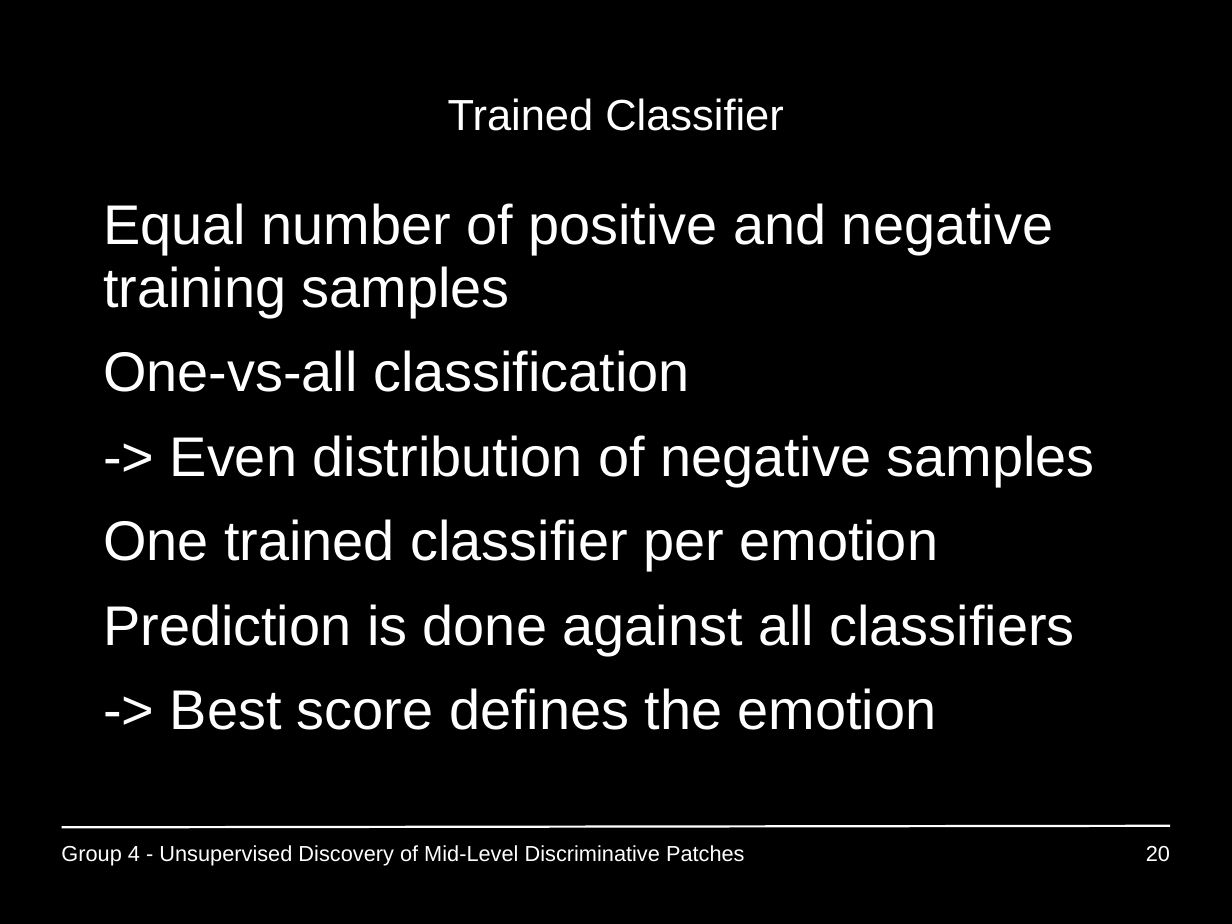
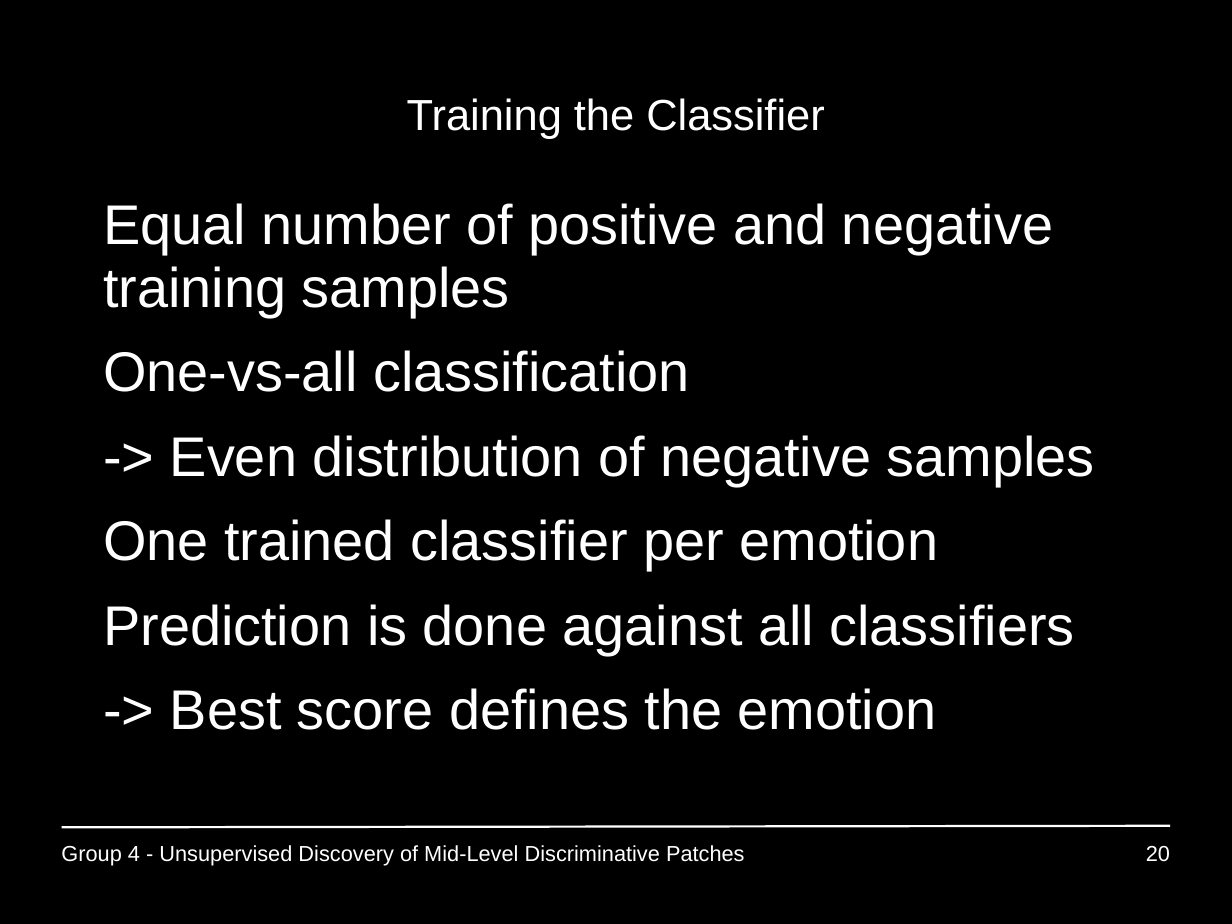
Before and after one commit to GiannisPapadopoulos/DiscriminativePatches, a slide deck: slide 20 of presentations/period3/MAI_Project1_Group4.ppt. Drawn at 1232x924 pixels with LibreOffice and Linux fonts; fonts in the diff are those of the drawing. Boxes give left, top, right and bottom in pixels: in the first picture for what was removed or moved away, otherwise in the second. Text is boxed around its words. In the diff, an @@ line names an element or a change of style, - is before the commit and + after.

Commit message:
demonstraion in outline, typos and wording

```diff
--- a/presentations/period3/MAI_Project1_Group4.ppt
+++ b/presentations/period3/MAI_Project1_Group4.ppt
@@ title at [407,98,825,139]: text changed @@
-Trained Classifier
+Training the Classifier
```
Also in this commit, not shown: 6 other slides changed.
